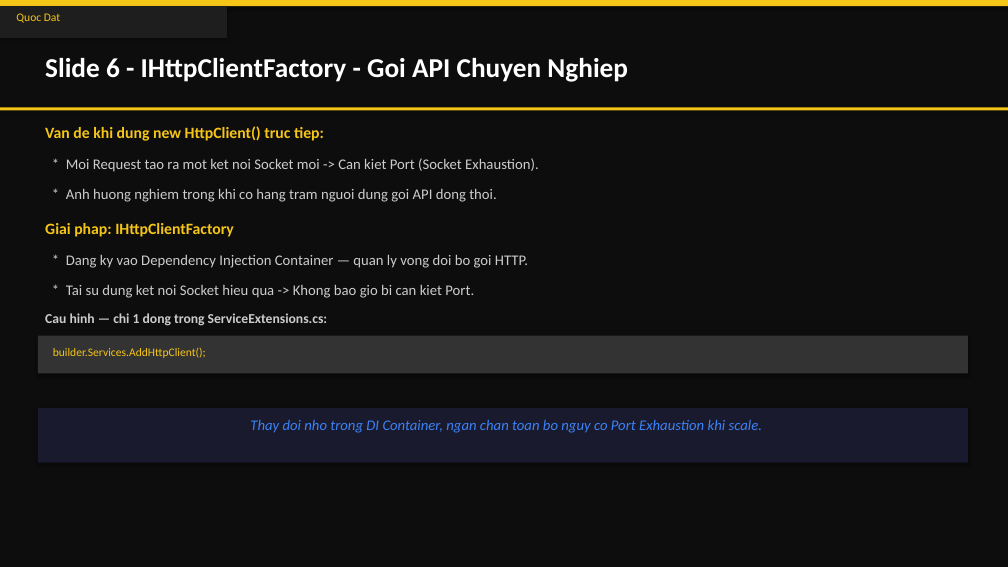
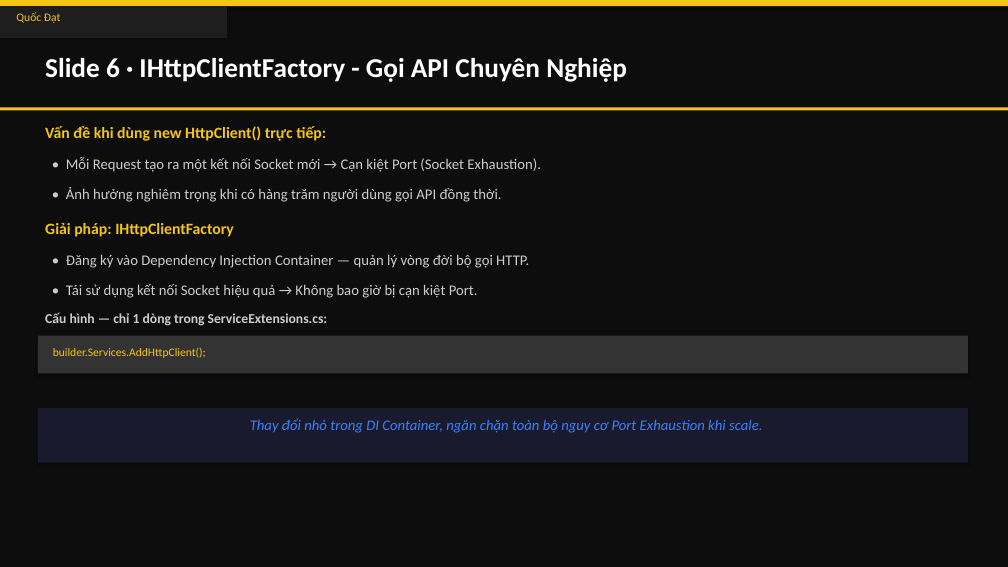
Before and after one commit to ThanhTrunggDEV/Group3, a slide deck: slide 7 of X-AURUM_Presentation.pptx. Drawn at 1008x567 pixels with LibreOffice and Linux fonts; fonts in the diff are those of the drawing. Boxes give left, top, right and bottom in pixels: in the first picture for what was removed or moved away, otherwise in the second. Text is boxed around its words. In the diff, an @@ line names an element or a change of style, - is before the commit and + after.

```diff
--- a/X-AURUM_Presentation.pptx
+++ b/X-AURUM_Presentation.pptx
@@ text at box(16, 12, 61, 23): text changed @@
-Quoc Dat
+Quốc Đạt
@@ text at box(45, 58, 627, 82): text changed @@
-Slide 6 - IHttpClientFactory - Goi API Chuyen Nghiep
+Slide 6 · IHttpClientFactory - Gọi API Chuyên Nghiệp
@@ text at box(45, 126, 326, 141): text changed @@
-Van de khi dung new HttpClient() truc tiep:
+Vấn đề khi dùng new HttpClient() trực tiếp:
@@ text at box(66, 157, 541, 172): text changed @@
-* Moi Request tao ra mot ket noi Socket moi -> Can kiet Port (Socket Exhaustion).
+• Mỗi Request tạo ra một kết nối Socket mới → Cạn kiệt Port (Socket Exhaustion).
@@ text at box(66, 187, 501, 202): text changed @@
-* Anh huong nghiem trong khi co hang tram nguoi dung goi API dong thoi.
+• Ảnh hưởng nghiêm trọng khi có hàng trăm người dùng gọi API đồng thời.
@@ text at box(45, 223, 234, 237): text changed @@
-Giai phap: IHttpClientFactory
+Giải pháp: IHttpClientFactory
@@ text at box(66, 254, 529, 268): text changed @@
-* Dang ky vao Dependency Injection Container — quan ly vong doi bo goi HTTP.
+• Đăng ký vào Dependency Injection Container — quản lý vòng đời bộ gọi HTTP.
@@ text at box(66, 284, 478, 298): text changed @@
-* Tai su dung ket noi Socket hieu qua -> Khong bao gio bi can kiet Port.
+• Tái sử dụng kết nối Socket hiệu quả → Không bao giờ bị cạn kiệt Port.
@@ text at box(45, 312, 328, 326): text changed @@
-Cau hinh — chi 1 dong trong ServiceExtensions.cs:
+Cấu hình — chỉ 1 dòng trong ServiceExtensions.cs:
@@ text at box(250, 418, 762, 433): text changed @@
-Thay doi nho trong DI Container, ngan chan toan bo nguy co Port Exhaustion khi scale.
+Thay đổi nhỏ trong DI Container, ngăn chặn toàn bộ nguy cơ Port Exhaustion khi scale.
```
Also in this commit, not shown: 13 other slides changed, 1 other file.
